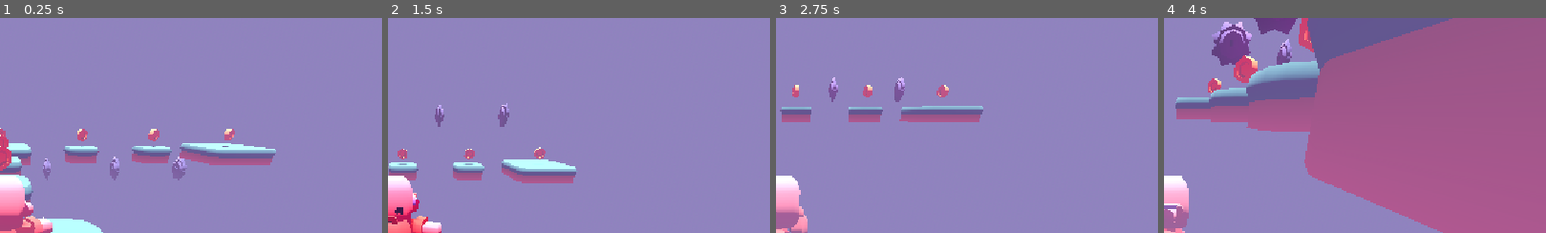
Above: before the commit, frames 1-4 (left to right).
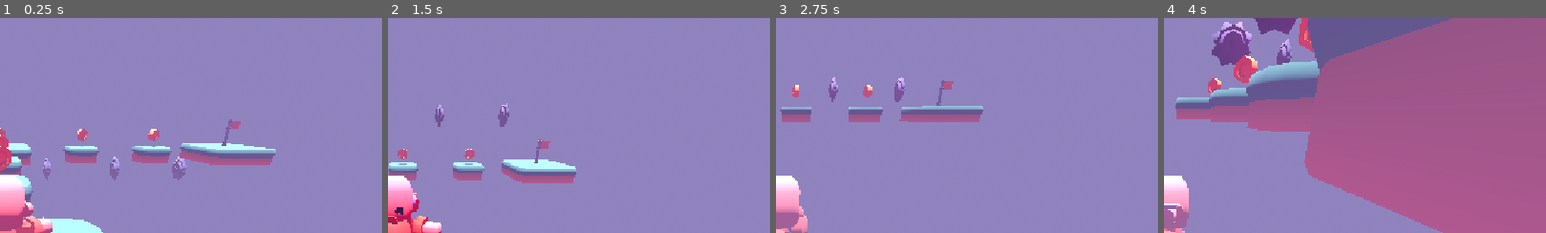
Above: after the commit, the same moments.

Repository: smolsenbiller/godot_projects
Game: Godot game, scene res://scenes/main.tscn
Two runs of this game, one before a commit and one after it. Both use one fixed random seed, a clock stepped at 60 frames per second and the inputs below.
Inputs:
- Up to frame 1 (0.25 s): no input
- Up to frame 2 (1.5 s): hold Right (move_right) 0.53-1.28 s; tap Space (jump) at 0.77 s; hold S (move_backward) from 1.28 s (still down)
- Up to frame 3 (2.75 s): tap Space (jump) at 1.52 s; release S (move_backward) at 2.03 s; hold Right (move_right) from 2.03 s (still down)
- Up to frame 4 (4 s): release Right (move_right) at 2.78 s; hold W (move_forward) 2.78-3.53 s; tap Space (jump) at 3.02, 3.77 s; hold A (move_left) from 3.53 s (still down)
The pictures show only the part of the screen within x 50-100%, y 5-55%; the shares and areas given below are measured in that part.

The runs differ from the first frame. In frame 1, 0.3% of the frame differs, in the area x 58-63%, y 47-60%; in frame 2, 0.3%; in frame 3, 0.3%; in frame 4, nothing differs.

Commit message:
Added an ending flag that will switch the game to the next level.

Diff:
--- a/3d-platformer/scenes/Level_2.tscn
+++ b/3d-platformer/scenes/Level_2.tscn
@@ -3,7 +3,9 @@
 [ext_resource type="ArrayMesh" uid="uid://nt526ew5itdb" path="res://Models/Platformer/block-grass-low-large.obj" id="1_uih6o"]
 [ext_resource type="ArrayMesh" uid="uid://cwhjysoc2pkg8" path="res://Models/Platformer/block-grass-low.obj" id="2_wl4sj"]
 [ext_resource type="PackedScene" uid="uid://be46srcrekq4f" path="res://scenes/enemy.tscn" id="3_knhd3"]
+[ext_resource type="PackedScene" uid="uid://br33gub360brt" path="res://scenes/finish_flag.tscn" id="3_wl4sj"]
 [ext_resource type="PackedScene" uid="uid://dcrwsg78v87de" path="res://scenes/coin.tscn" id="4_at62m"]
+[ext_resource type="PackedScene" uid="uid://c18lwib26bgu2" path="res://scenes/main.tscn" id="4_knhd3"]
 [ext_resource type="PackedScene" uid="uid://drr6rh63u4ijq" path="res://scenes/player.tscn" id="5_0qfqs"]
 
 [sub_resource type="ProceduralSkyMaterial" id="ProceduralSkyMaterial_0wfyh"]
@@ -112,6 +114,10 @@
 [node name="MeshShape" type="MeshInstance3D" parent="Platforms/BlockGrassLow4" unique_id=7129608]
 mesh = ExtResource("2_wl4sj")
 
+[node name="FinishFlag" parent="Platforms" unique_id=1592716025 instance=ExtResource("3_wl4sj")]
+transform = Transform3D(1, 0, 0, 0, 1, 0, 0, 0, 1, 8, 3.5111222, -8.112394)
+next_level = ExtResource("4_knhd3")
+
 [node name="Enemies" type="Node" parent="." unique_id=2007791693]
 
 [node name="Enemy" parent="Enemies" unique_id=1314786225 instance=ExtResource("3_knhd3")]
@@ -149,8 +155,5 @@
 [node name="coin5" parent="Coins" unique_id=351692618 instance=ExtResource("4_at62m")]
 transform = Transform3D(1, 0, 0, 0, 1, 0, 0, 0, 1, 5.267, 3.325, -8.009)
 
-[node name="coin6" parent="Coins" unique_id=143287469 instance=ExtResource("4_at62m")]
-transform = Transform3D(1, 0, 0, 0, 1, 0, 0, 0, 1, 7.933, 3.825, -8.141)
-
 [node name="Player" parent="." unique_id=25629282 groups=["Player"] instance=ExtResource("5_0qfqs")]
 transform = Transform3D(-1, 0, -8.742278e-08, 0, 1, 0, 8.742278e-08, 0, -1, 0, 0.5, 0)
--- /dev/null
+++ b/3d-platformer/scenes/finish_flag.tscn
@@ -0,0 +1,21 @@
+[gd_scene format=3 uid="uid://br33gub360brt"]
+
+[ext_resource type="Script" uid="uid://ca4u0fir321t6" path="res://scripts/finish_flag.gd" id="1_6xep8"]
+[ext_resource type="ArrayMesh" uid="uid://76gjlm7g3f3a" path="res://Models/Platformer/flag.obj" id="1_7aggx"]
+
+[sub_resource type="CylinderShape3D" id="CylinderShape3D_7aggx"]
+height = 0.8933716
+radius = 0.1484375
+
+[node name="FinishFlag" type="Area3D" unique_id=1592716025]
+script = ExtResource("1_6xep8")
+
+[node name="MeshInstance3D" type="MeshInstance3D" parent="." unique_id=481409315]
+transform = Transform3D(1, 0, 0, 0, 1, 0, 0, 0, 1, -0.13552809, 0, 0.13101387)
+mesh = ExtResource("1_7aggx")
+
+[node name="CollisionShape3D" type="CollisionShape3D" parent="." unique_id=431683357]
+transform = Transform3D(1, 0, 0, 0, 1, 0, 0, 0, 1, -0.12989374, 0.45266724, 0.1346822)
+shape = SubResource("CylinderShape3D_7aggx")
+
+[connection signal="body_entered" from="." to="." method="_on_body_entered"]
--- a/3d-platformer/scenes/main.tscn
+++ b/3d-platformer/scenes/main.tscn
@@ -5,6 +5,8 @@
 [ext_resource type="PackedScene" uid="uid://drr6rh63u4ijq" path="res://scenes/player.tscn" id="3_sugp2"]
 [ext_resource type="PackedScene" uid="uid://be46srcrekq4f" path="res://scenes/enemy.tscn" id="4_jyhfs"]
 [ext_resource type="PackedScene" uid="uid://dcrwsg78v87de" path="res://scenes/coin.tscn" id="5_tbgi4"]
+[ext_resource type="PackedScene" uid="uid://br33gub360brt" path="res://scenes/finish_flag.tscn" id="6_tefeu"]
+[ext_resource type="PackedScene" uid="uid://bvfeyp3jtokup" path="res://scenes/Level_2.tscn" id="7_o6xl0"]
 
 [sub_resource type="ProceduralSkyMaterial" id="ProceduralSkyMaterial_0wfyh"]
 
@@ -149,8 +151,9 @@
 [node name="coin5" parent="Coins" unique_id=351692618 instance=ExtResource("5_tbgi4")]
 transform = Transform3D(1, 0, 0, 0, 1, 0, 0, 0, 1, 5.2665706, 0.82491136, -8.009046)
 
-[node name="coin6" parent="Coins" unique_id=143287469 instance=ExtResource("5_tbgi4")]
-transform = Transform3D(1, 0, 0, 0, 1, 0, 0, 0, 1, 7.933369, 0.82491136, -8.140898)
-
 [node name="Player" parent="." unique_id=25629282 groups=["Player"] instance=ExtResource("3_sugp2")]
 transform = Transform3D(-1, 0, -8.742278e-08, 0, 1, 0, 8.742278e-08, 0, -1, 0, 0.5, 0)
+
+[node name="Area3D" parent="." unique_id=1592716025 instance=ExtResource("6_tefeu")]
+transform = Transform3D(1, 0, 0, 0, 1, 0, 0, 0, 1, 8.03015, 0.49617958, -8.329783)
+next_level = ExtResource("7_o6xl0")
--- /dev/null
+++ b/3d-platformer/scripts/finish_flag.gd
@@ -0,0 +1,8 @@
+extends Area3D
+
+@export var next_level : PackedScene
+
+func _on_body_entered(body: Node3D) -> void:
+	if not body.is_in_group("Player"):
+		return
+	get_tree().change_scene_to_packed(next_level)
Not shown, added: 3d-platformer/scripts/finish_flag.gd.uid
